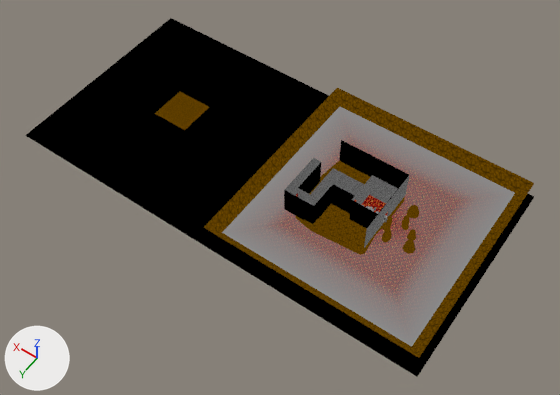
Before and after pictures for a commit that changed the Blender file models/castle.blend.
The view is the same before and after, from a camera (50 mm lens) standing at (-525.0, 1154.0, 1658.0) and looking at (248.0, 72.0, -42.0). Every picture has the same lights, and +X, +Y and +Z are marked at lower left.

Names of what the first picture shows: '!bounds', '!bounds.001', 'Castle', 'Castle.001', 'Lava', 'Lava.002'.
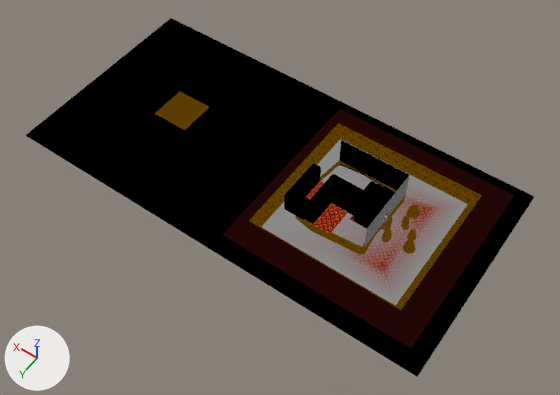
Where the newer file only moved an object's origin or applied its transform, the numbers keep the older frame.

Location of each change, [x1, y1, x2, y2] in pixels of the pictures (560 x 395 px; the box of a moved part takes in the faces that stretch with it):
```json
{"object": "Lava", "change": "mesh rescaled, recoloured", "before": [204, 88, 534, 358], "after": [249, 123, 482, 310], "on screen": "brown to grey, 29% narrower, 31% shorter"}
{"object": "Castle.004", "change": "added", "after": [304, 181, 348, 234]}
{"part": 1, "of": "me_plane", "change": "moved or reshaped", "before": [204, 88, 534, 358], "after": [249, 123, 482, 310]}
{"part": 3, "of": "me_plane_001", "change": "moved or reshaped", "before": [284, 158, 398, 223], "after": [284, 163, 395, 223]}
{"part": 4, "of": "me_plane_001", "change": "surface changed", "before": [284, 140, 409, 246], "after": [284, 140, 409, 246], "on screen": "black to grey"}
{"part": 5, "of": "me_plane_001", "change": "recoloured", "before": [284, 159, 406, 247], "after": [284, 159, 406, 247]}
{"part": 6, "of": "me_plane_004", "change": "built on", "before": [304, 161, 405, 250], "after": [304, 161, 405, 250]}
{"object": "Lava.001", "change": "unchanged, uncovered by the edit", "after": [223, 109, 514, 348]}
```

The change, as JSON lines over the scene's bpy script:
```json
{"block": "me_plane", "where": "# used by ob_lava; parent = ob_1; location = (0.0, 0.0, 3.104); scale = (253.0, 253.0, 253.0)"}
{"op": "remove", "block": "me_plane", "code": "me_plane.from_pydata(...)  # 33 vertices, 32 faces; spans x -1.25..1.25, y -1.25..1.25, z 0.0..0.13"}
{"op": "add", "block": "me_plane", "code": "me_plane.from_pydata(...)  # 33 vertices, 32 faces; spans x -0.87..0.92, y -0.77..0.91, z 0.0..0.13"}
{"block": "me_plane", "change": "me_plane part 1: the whole mesh is scaled about its middle by (0.718, 0.676, 1), then moved by (0.03, 0.07, 0.0)"}
{"block": "me_plane", "change": "me_plane part 2: vertex colours changed"}
{"block": "me_plane_001", "where": "# used by ob_castle; parent = ob_1; location = (-4.966, 17.17, 3.104); scale = (45.1, 45.1, 45.1)"}
{"op": "remove", "block": "me_plane_001", "code": "me_plane_001.from_pydata(...)  # 583 vertices, 465 faces; spans x -1.08..4.24, y -2.33..2.71, z 0.45..2.33"}
{"op": "add", "block": "me_plane_001", "code": "me_plane_001.from_pydata(...)  # 405 vertices, 342 faces; spans x -1.08..4.24, y -2.33..2.71, z 0.45..2.33"}
{"block": "me_plane_001", "change": "me_plane_001 part 3: 45 vertices moved from x -0.96..4.24, y -1.1..2.71, z 0.6..2.29 to x -0.96..4.24, y -1.1..2.71, z 0.6..1.79; 7 vertices removed from x 0.49..0.75, y -1.1..1.1, z 0.58..2.29; 12 vertices added at x 0.49..0.75, y -1.1..1.1, z 0.47..1.79"}
{"block": "me_plane_001", "change": "me_plane_001 part 4: 291 kept faces spanning x -1.0..4.24, y -2.33..2.71, z 0.45..2.33 get new texture (UV) coordinates"}
{"block": "me_plane_001", "change": "me_plane_001 part 5: 83 kept faces spanning x -1.08..4.24, y -2.33..2.71, z 0.45..1.79 get new vertex colours"}
{"block": "me_plane_004", "where": "# used by ob_castle_001; parent = ob_1; location = (-4.588, 14.54, 15.64); scale = (45.1, 45.1, 45.1)"}
{"op": "remove", "block": "me_plane_004", "code": "me_plane_004.from_pydata(...)  # 43 vertices, 25 faces; spans x -1.38..3.92, y -2.48..2.87, z -0.28..0.24"}
{"op": "add", "block": "me_plane_004", "code": "me_plane_004.from_pydata(...)  # 59 vertices, 40 faces; spans x -1.38..3.92, y -2.48..2.87, z -0.28..0.24"}
{"block": "me_plane_004", "change": "me_plane_004 part 6"}
{"block": "me_plane_004", "change": "1 face is deleted"}
{"block": "me_plane_004", "change": "16 vertices are added at x -0.87..3.68, y -2.24..2.63, z 0.17"}
{"block": "me_plane_004", "change": "16 new faces join them"}
{"op": "add", "block": "me_plane_009", "code": ["me_plane_009 = bpy.data.meshes.new('Plane.009')", "me_plane_009.from_pydata(...)  # 4 vertices, 1 face; spans x -1.59..1.59, y -1.48..1.48, z 0.0", "me_plane_009.materials.append(mat_lava3)"]}
{"op": "add", "block": "ob_castle_004", "code": ["ob_castle_004 = bpy.data.objects.new('Castle.004', me_plane_009)", "ob_castle_004.parent = ob_1", "ob_castle_004.location = (114.4, 72.53, 27.04)", "ob_castle_004.scale = (45.1, 45.1, 45.1)"]}
```
